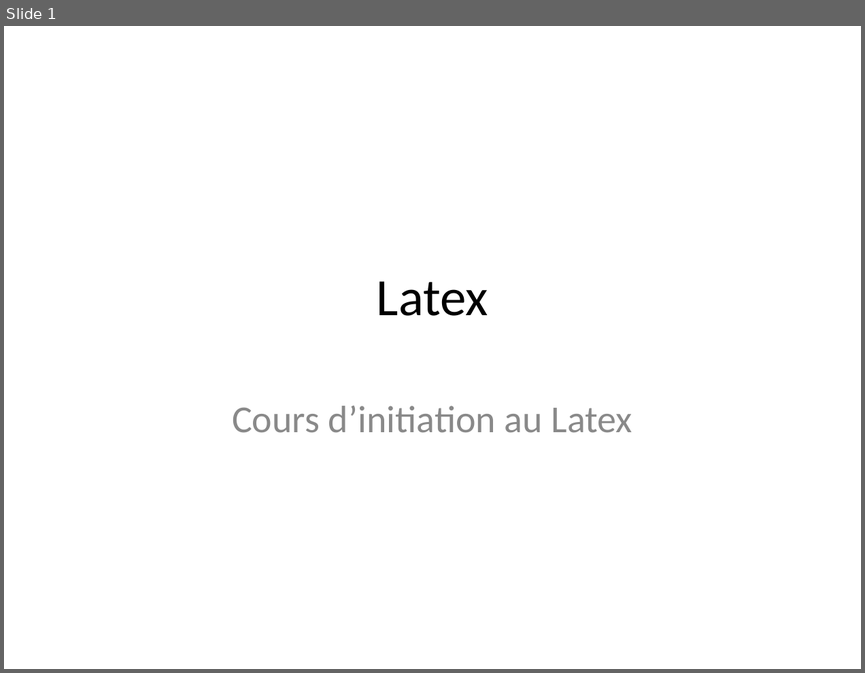
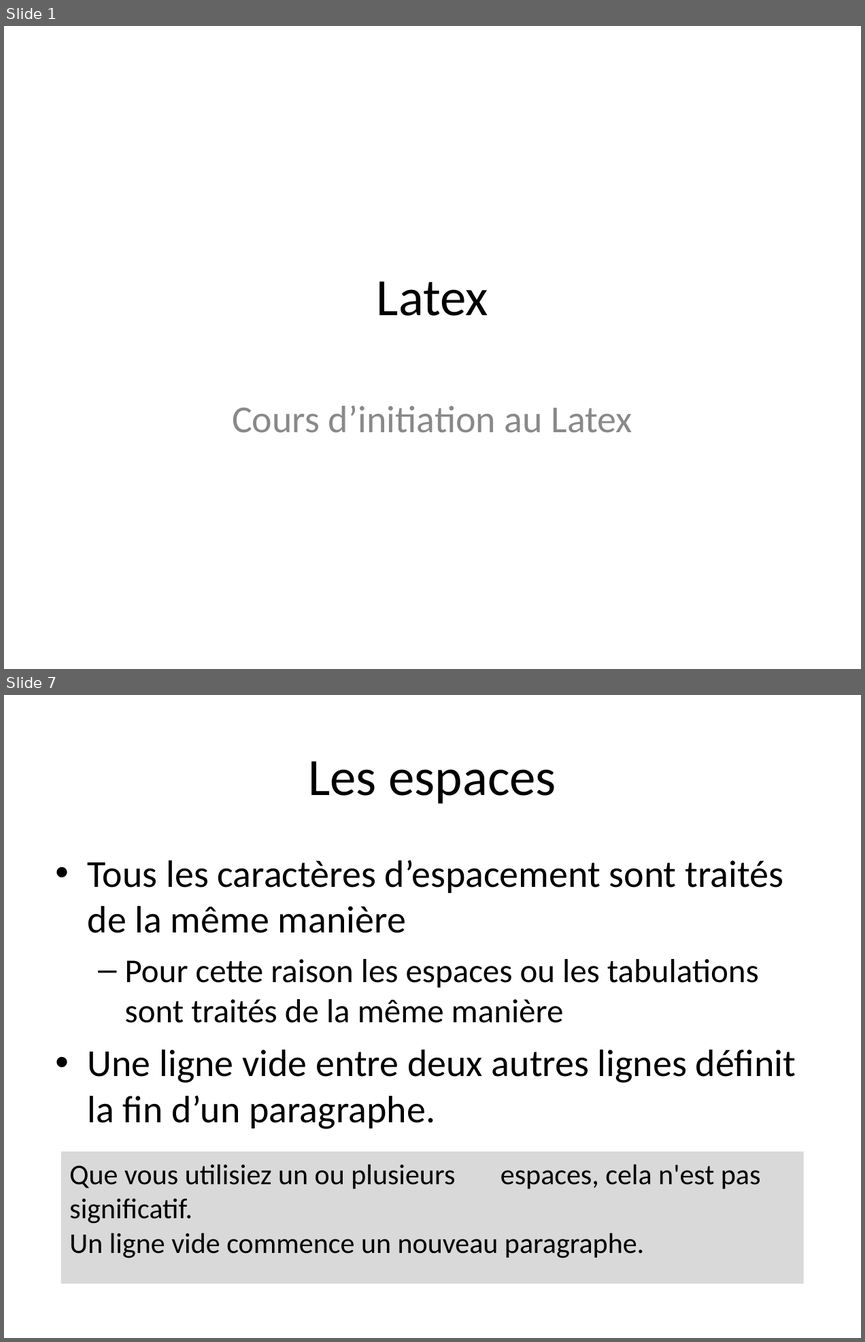
Before and after one commit to MC-Course/LaTeX, a slide deck: Cours 1/Latex.ppt. Shown one above the other, each under a label of ours: slide 1 before the commit, slides 1 and 7 after it; the slides between them are not shown. The pictures are 865x673 and 865x1342 pixels, drawn with LibreOffice and Linux fonts; fonts in the diff are those of the drawing. Boxes give left, top, right and bottom in pixels: in the first picture for what was removed or moved away, otherwise in the second. Text is boxed around its words. In the diff, an @@ line names an element or a change of style, - is before the commit and + after.

```diff
--- a/Cours 1/Latex.ppt
+++ b/Cours 1/Latex.ppt
@@ slide 7 added at (4, 695, 861, 1338), background #FFFFFF @@
@@ title added at (308, 761, 556, 804), 44 pt, text #000000 @@
+Les espaces
@@ text added at (88, 860, 796, 1129), 32 pt, text #000000 @@
+• Tous les caractères d’espacement sont traités de la même manière
+  – Pour cette raison les espaces ou les tabulations sont traités de la même manière
+• Une ligne vide entre deux autres lignes définit la fin d’un paragraphe.
@@ rectangle added at (61, 1151, 804, 1283), fill #D9D9D9, 24 pt, text #000000 @@
+Que vous utilisiez un ou plusieurs espaces, cela n'est pas significatif.
+Un ligne vide commence un nouveau paragraphe.
```
Also in this commit, not shown: 8 other slides added, 1 slide removed, 8 other files.
